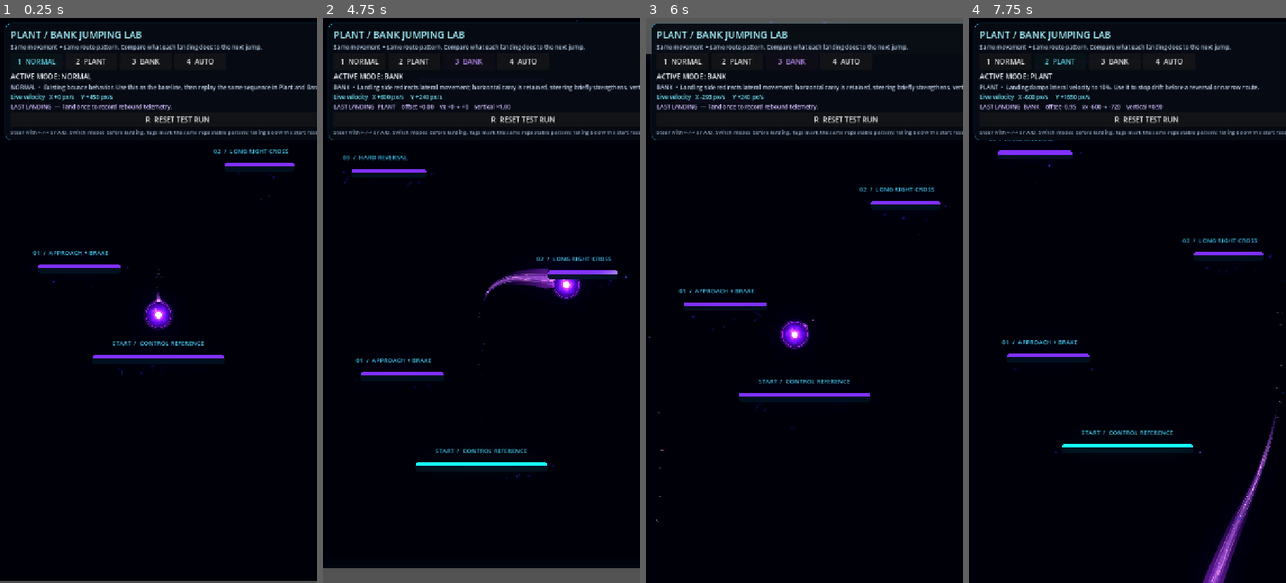
Above: before the commit, frames 1-4 (left to right).
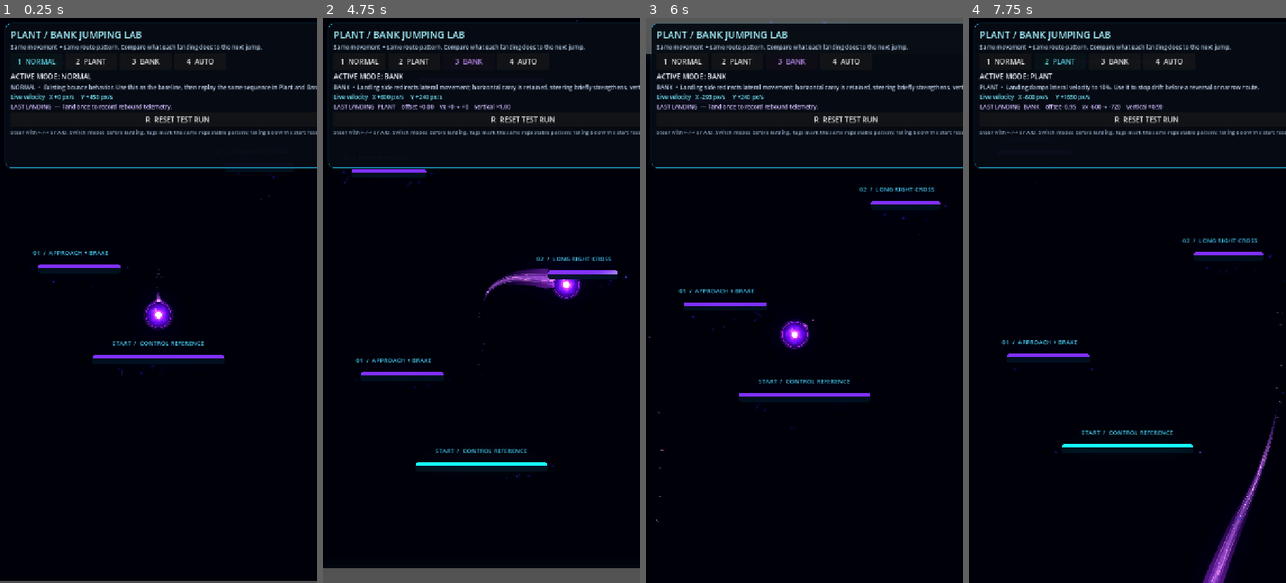
Above: after the commit, the same moments.

Repository: Kryodo/TowerJump
Game: Godot game, scene res://scenes/plant_bank_test_room.tscn
Same seed, same stepped clock (60 frames per second), same inputs: the game is played once before the commit and once after it. This scene is started directly instead of the project's main scene.
Inputs (mouse positions are in pixels of both pictures, inside the frame that each line leads up to):
- Up to frame 1 (0.25 s): no input
- Up to frame 2 (4.75 s): click "1 NORMAL" at 0.5 s; click "1 NORMAL" at 1.25 s; tap Enter at 2 s; move the mouse to (551, 272) at 2.02 s; hold Right (ui_right) 2.03-2.75 s; tap 1 at 2.1 s; click (551, 272) at 2.17 s; drag from (418, 328) to (465, 413) at 2.77 s; click "2 PLANT" at 3.5 s; move the mouse to (513, 176) at 4.27 s; hold Right (ui_right) from 4.28 s (still down); tap 3 at 4.35 s
- Up to frame 3 (6 s): release Right (ui_right) at 5 s; drag from (788, 413) to (709, 215) at 5.02 s; move the mouse to (899, 385) at 5.77 s; hold Left (ui_left) from 5.78 s (still down); tap R at 5.85 s
- Up to frame 4 (7.75 s): release Left (ui_left) at 6.5 s; drag from (1032, 215) to (1079, 159) at 6.52 s; move the mouse to (1143, 300) at 7.27 s; hold Left (ui_left) from 7.28 s (still down); tap 2 at 7.35 s; click (1143, 300) at 7.42 s

The runs differ from the first frame. In frame 1, 0.5% of the frame differs, in the area x 1-100%, y 20-27%; in frame 2, 0.4%; in frame 3, 0.2%; in frame 4, 0.5%.

Commit message:
Give the Plant/Bank test HUD room for telemetry

Diff:
--- a/scenes/plant_bank_test_room.tscn
+++ b/scenes/plant_bank_test_room.tscn
@@ -65,7 +65,7 @@
 offset_left = 12.0
 offset_top = 12.0
 offset_right = 708.0
-offset_bottom = 270.0
+offset_bottom = 340.0
 theme_override_styles/panel = SubResource("StyleBoxFlat_hud")
 
 [node name="Content" type="VBoxContainer" parent="HUD/Panel"]
